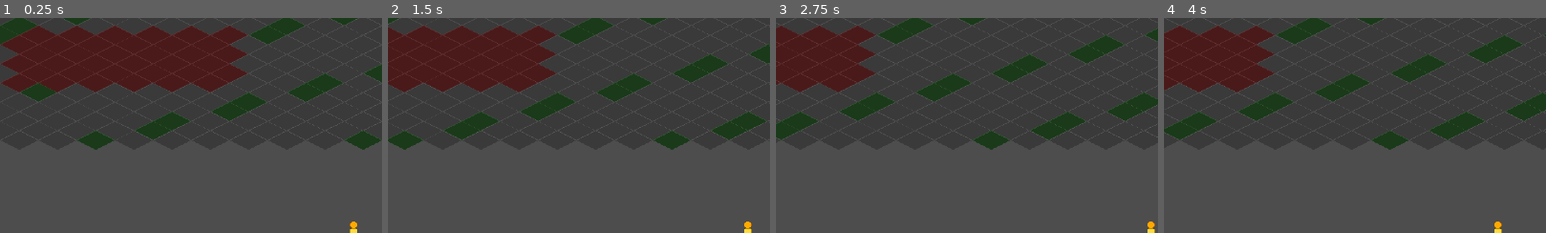
Above: before the commit, frames 1-4 (left to right).
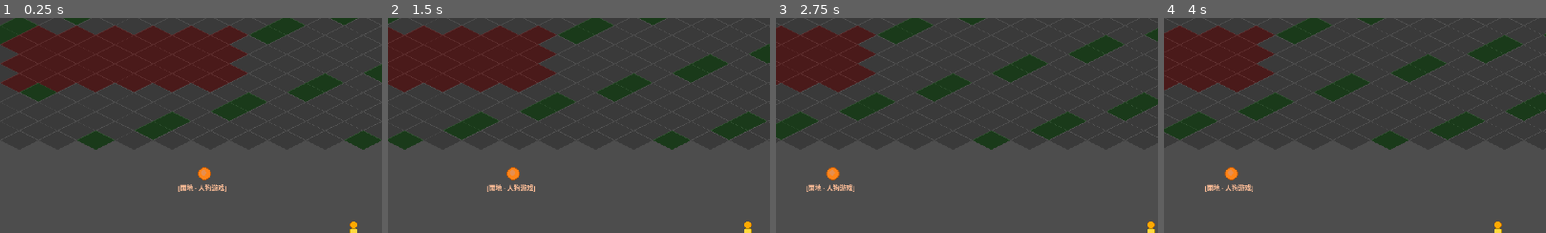
Above: after the commit, the same moments.

Repository: duancang8-ui/My-Game
Game: Godot game, scene res://src/scenes/world/daocheng_main.tscn
Same seed, same stepped clock (60 frames per second), same inputs: the game is played once before the commit and once after it. This scene is started directly instead of the project's main scene.
Inputs (mouse positions are % of the whole screen's width and height, from its top left):
- Up to frame 1 (0.25 s): no input
- Up to frame 2 (1.5 s): tap Enter at 0.5 s; move the mouse to (72, 45) at 0.52 s; hold D (move_right) 0.53-1.25 s; hold E (interact) 0.53-1.25 s; click (72, 45) at 0.67 s; drag from (30, 55) to (53, 50) at 1.27 s
- Up to frame 3 (2.75 s): move the mouse to (60, 28) at 2.02 s; hold D (move_right) from 2.03 s (still down); hold Shift from 2.03 s (still down); tap E (interact) at 2.3 s
- Up to frame 4 (4 s): release D (move_right) at 2.75 s; release Shift at 2.75 s; drag from (45, 70) to (20, 35) at 2.77 s; move the mouse to (80, 65) at 3.52 s; hold A (move_left) from 3.53 s (still down); hold E (interact) from 3.53 s (still down); tap Ctrl at 3.6 s
The pictures show only the part of the screen within x 4-54%, y 0-50%; the shares and areas given below are measured in that part.

The runs differ from the first frame. In frame 1, 0.4% of the frame differs, in the area x 46-60%, y 69-81%; in frame 2, 0.4%; in frame 3, 0.4%; in frame 4, 0.4%, in the area x 10-24%, y 69-81%.

Commit message:
feat(rotate_game): P6 complete — 雨后春笋 timing-reaction level
✅ Second zodiac game level — validates system genericity (vs P4 social deduction).

Reused (no new code):
  - SceneManager, ResultScreen, Toast, CutsceneController, DialogueBox,
    DialogueDatabase, Interactable, GameState

Newly added:
  - RotateGameController (state machine for timing game)
  - RotateGameOrchestrator (input → controller → UI → result flow)
  - RotateGameHud (progress bar + countdown timer with critical-time turn-red)
  - RainyFieldBuilder (procedural scene gen: water tiles + table + dog master)
  - rainy_field.tscn (new main scene)
  - rainy_field_intro dialogue (6 lines, dog master explains rules)
  - DaoCheng now has 2 doors (return to interview room + new 'rainy field')

55/55 unit tests pass (7 new for RotateGameController). E2E verification PASS.

Co-authored-by: Cursor <cursoragent@cursor.com>

Diff:
--- /dev/null
+++ b/src/scenes/world/rainy_field.tscn
@@ -0,0 +1,63 @@
+[gd_scene load_steps=10 format=3 uid="uid://brainyfield1"]
+
+[ext_resource type="TileSet" uid="uid://b3p1plctileset" path="res://src/assets/tiles/iso_tileset_placeholder.tres" id="1_tileset"]
+[ext_resource type="PackedScene" uid="uid://bplayerscene1" path="res://src/scenes/player/player.tscn" id="2_player"]
+[ext_resource type="PackedScene" uid="uid://bdialoguebox1" path="res://src/scenes/ui/dialogue_box.tscn" id="3_dlgbox"]
+[ext_resource type="Script" uid="uid://ddws0fkvtamqv" path="res://src/scripts/dialogue/dialogue_controller.gd" id="4_dlgctrl"]
+[ext_resource type="Script" uid="uid://ojeiqh542p86" path="res://src/scripts/rotate_game/rainy_field_builder.gd" id="5_builder"]
+[ext_resource type="Script" uid="uid://7eie3xh5ng85" path="res://src/scripts/rotate_game/rotate_game_controller.gd" id="6_ctrl"]
+[ext_resource type="Script" uid="uid://c1g1m7itjktwt" path="res://src/scripts/rotate_game/rotate_game_orchestrator.gd" id="7_orch"]
+[ext_resource type="Script" uid="uid://lwsydnvf4tdr" path="res://src/scripts/ui/result_screen.gd" id="8_result"]
+[ext_resource type="Script" uid="uid://hw16wwn6m6js" path="res://src/scripts/cutscene/cutscene_controller.gd" id="9_cutscene"]
+[ext_resource type="Script" uid="uid://d207ywygovm7h" path="res://src/scripts/ui/rotate_game_hud.gd" id="10_hud"]
+
+[node name="RainyField" type="Node2D"]
+
+[node name="Ground" type="TileMapLayer" parent="."]
+tile_set = ExtResource("1_tileset")
+
+[node name="YSortContainer" type="Node2D" parent="."]
+y_sort_enabled = true
+
+[node name="Player" parent="YSortContainer" instance=ExtResource("2_player")]
+position = Vector2(400, 440)
+
+[node name="Builder" type="Node" parent="."]
+script = ExtResource("5_builder")
+ground_layer_path = NodePath("../Ground")
+ysort_path = NodePath("../YSortContainer")
+table_position = Vector2(400, 320)
+
+[node name="DialogueBox" parent="." instance=ExtResource("3_dlgbox")]
+
+[node name="DialogueController" type="Node" parent="."]
+script = ExtResource("4_dlgctrl")
+dialogue_box_path = NodePath("../DialogueBox")
+interactor_path = NodePath("../YSortContainer/Player/Interactor")
+
+[node name="ResultScreen" type="CanvasLayer" parent="."]
+script = ExtResource("8_result")
+
+[node name="IntroCutscene" type="Node" parent="."]
+script = ExtResource("9_cutscene")
+dialogue_box_path = NodePath("../DialogueBox")
+player_path = NodePath("../YSortContainer/Player")
+dialogue_id = "rainy_field_intro"
+auto_start = false
+lock_player = true
+
+[node name="RotateHud" type="CanvasLayer" parent="."]
+script = ExtResource("10_hud")
+
+[node name="RotateGameController" type="Node" parent="."]
+script = ExtResource("6_ctrl")
+target_rotations = 100
+time_limit = 30.0
+
+[node name="RotateGameOrchestrator" type="Node" parent="."]
+script = ExtResource("7_orch")
+controller_path = NodePath("../RotateGameController")
+hud_path = NodePath("../RotateHud")
+result_screen_path = NodePath("../ResultScreen")
+player_path = NodePath("../YSortContainer/Player")
+cutscene_path = NodePath("../IntroCutscene")
--- a/src/scripts/dialogue/dialogue_database.gd
+++ b/src/scripts/dialogue/dialogue_database.gd
@@ -22,6 +22,7 @@
     _register_liar_game_dialogues()
     _register_liar_opening_cutscene()
     _register_liar_sheep_rules()
+    _register_rainy_field_intro()
 
 func register(dialogue_id: String, lines: Array, start_id: String) -> void:
     _dialogues_by_id[dialogue_id] = lines
@@ -227,3 +228,26 @@
     l.speaker_name = speaker
     l.text = text
     return l
+
+# === P6: 雨后春笋（人狗）入场过场 ===
+
+func _register_rainy_field_intro() -> void:
+    var lines: Array[DialogueLine] = []
+
+    lines.append(_narration("rainy_intro_01",
+        "踩着泥泞的地面，你被一阵雨声拽过来。"))
+    lines.append(_narration("rainy_intro_02",
+        "[color=#888]雨水砸在皮肤上，每一滴都带着不安。[/color]\n眼前是一块湿漉漉的空地，中央摆着一张古怪的圆桌。"))
+    lines.append(_speaker_line("rainy_intro_03", "人狗",
+        "[color=#b71c1c]汪——[/color]\n（一只戴着狗面具的人四肢着地，慢慢直起身来）\n欢迎来玩「雨后春笋」。"))
+    lines.append(_speaker_line("rainy_intro_04", "人狗",
+        "规则简单：[color=#ffd93d]按 [E] 旋转这张桌子[/color]，转够[color=#ffd93d] 100 圈[/color]，「春笋」就会长出来——一种可以挡住天上飞来鱼叉的盾牌。"))
+    lines.append(_speaker_line("rainy_intro_05", "人狗",
+        "[color=#b71c1c]时间，30 秒。[/color]\n转不够 100 圈，你就会被鱼叉穿透。\n（它咧嘴一笑，露出狗一样的牙齿）"))
+    lines.append(_narration("rainy_intro_06",
+        "[color=#b71c1c]——头顶传来鱼叉破空的呼啸。[/color]\n你迅速冲到桌子旁——是时候转起来了。"))
+
+    for i in range(lines.size() - 1):
+        lines[i].auto_next_line_id = lines[i + 1].line_id
+
+    register("rainy_field_intro", lines, lines[0].line_id)
--- /dev/null
+++ b/src/scripts/rotate_game/rainy_field_builder.gd
@@ -0,0 +1,79 @@
+extends Node
+
+# 雨地场景生成器
+# - 16×10 等距地图，水蓝色瓦片占主
+# - 中央一张桌子（占位贴图）
+# - 一只人狗（戴狗面具，棕色染色 + scale 1.2）
+
+@export var ground_layer_path: NodePath = NodePath("../Ground")
+@export var ysort_path: NodePath = NodePath("../YSortContainer")
+@export var table_position: Vector2 = Vector2(400, 320)
+
+const TILE_WATER: Vector2i = Vector2i(3, 0)
+const TILE_DANGER: Vector2i = Vector2i(1, 0)
+const TABLE_TEX: Texture2D = preload("res://src/assets/characters/table_placeholder.png")
+const NPC_TEX: Texture2D = preload("res://src/assets/characters/player_placeholder.png")
+const DOG_COLOR: Color = Color(0.6, 0.45, 0.3, 1.0)   ## 棕色（人狗）
+
+func _ready() -> void:
+    _build_ground()
+    _spawn_table()
+    _spawn_dog_master()
+
+func _build_ground() -> void:
+    var ground: TileMapLayer = get_node_or_null(ground_layer_path) as TileMapLayer
+    if ground == null:
+        push_error("RainyFieldBuilder: TileMapLayer not found")
+        return
+    # 16×10 雨地，大部分蓝色瓦片
+    for x in range(-8, 9):
+        for y in range(-5, 6):
+            ground.set_cell(Vector2i(x, y), 0, TILE_WATER)
+    # 桌子周围一圈"湿润但非水"区域用 DANGER 颜色（暗红，警示)
+    for dx in range(-2, 3):
+        for dy in range(-2, 3):
+            ground.set_cell(Vector2i(dx, dy), 0, TILE_DANGER)
+
+func _spawn_table() -> void:
+    var ysort: Node2D = get_node_or_null(ysort_path) as Node2D
+    if ysort == null:
+        return
+    var body: StaticBody2D = StaticBody2D.new()
+    body.name = "RotatingTable"
+    body.position = table_position
+
+    var sprite: Sprite2D = Sprite2D.new()
+    sprite.texture = TABLE_TEX
+    sprite.modulate = Color(0.85, 0.85, 0.95, 1.0)   ## 略发亮（湿润感）
+    body.add_child(sprite)
+
+    var col: CollisionShape2D = CollisionShape2D.new()
+    var shape: RectangleShape2D = RectangleShape2D.new()
+    shape.size = Vector2(108, 70)
+    col.shape = shape
+    body.add_child(col)
+
+    ysort.add_child(body)
+
+func _spawn_dog_master() -> void:
+    var ysort: Node2D = get_node_or_null(ysort_path) as Node2D
+    if ysort == null:
+        return
+    var dog: CharacterBody2D = CharacterBody2D.new()
+    dog.name = "PersonDog_Master"
+    dog.position = table_position + Vector2(0, -160)   ## 桌子上方
+
+    var sprite: Sprite2D = Sprite2D.new()
+    sprite.texture = NPC_TEX
+    sprite.modulate = DOG_COLOR
+    sprite.scale = Vector2(1.25, 1.25)
+    dog.add_child(sprite)
+
+    var col: CollisionShape2D = CollisionShape2D.new()
+    var shape: CircleShape2D = CircleShape2D.new()
+    shape.radius = 10
+    col.shape = shape
+    col.position = Vector2(0, 16)
+    dog.add_child(col)
+
+    ysort.add_child(dog)
--- /dev/null
+++ b/src/scripts/rotate_game/rotate_game_orchestrator.gd
@@ -0,0 +1,193 @@
+extends Node
+
+# 「雨后春笋」关卡编排
+# 流程：
+#   入场过场 → 解锁玩家 + 启动 RotateGameController + 显示 HUD
+#   玩家按 E（interact action） → ctrl.add_rotation()
+#   游戏结束（WIN/LOSE） → ResultScreen + Toast + 胜利时 spawn 返回门
+
+@export var controller_path: NodePath = NodePath("../RotateGameController")
+@export var hud_path: NodePath = NodePath("../RotateHud")
+@export var result_screen_path: NodePath = NodePath("../ResultScreen")
+@export var player_path: NodePath = NodePath("../YSortContainer/Player")
+@export var cutscene_path: NodePath = NodePath("../IntroCutscene")
+
+var _ctrl: RotateGameController
+var _hud: Node
+var _result_screen: Node
+var _player: Node
+var _cutscene: Node
+var _player_initial_position: Vector2 = Vector2.ZERO
+var _player_initial_modulate: Color = Color.WHITE
+var _accepting_input: bool = false   ## 是否监听 E 键作为旋转
+
+func _ready() -> void:
+    _ctrl = get_node_or_null(controller_path) as RotateGameController
+    _hud = get_node_or_null(hud_path)
+    _result_screen = get_node_or_null(result_screen_path)
+    _player = get_node_or_null(player_path)
+    _cutscene = get_node_or_null(cutscene_path)
+
+    if _ctrl == null:
+        push_error("RotateGameOrchestrator: controller missing")
+        return
+
+    if _player != null:
+        _player_initial_position = _player.position
+        if _player is CanvasItem:
+            _player_initial_modulate = (_player as CanvasItem).modulate
+
+    _ctrl.rotated.connect(_on_rotated)
+    _ctrl.time_changed.connect(_on_time_changed)
+    _ctrl.game_ended.connect(_on_game_ended)
+
+    if _result_screen != null:
+        if _result_screen.has_signal("retry_pressed"):
+            _result_screen.retry_pressed.connect(_on_retry)
+        if _result_screen.has_signal("load_save_pressed"):
+            _result_screen.load_save_pressed.connect(_on_load_save)
+        if _result_screen.has_signal("continue_pressed"):
+            _result_screen.continue_pressed.connect(_on_continue)
+
+    if _hud != null:
+        _hud.visible = false
+
+    call_deferred("_start_intro")
+
+func _start_intro() -> void:
+    if _cutscene == null:
+        _begin_round()
+        return
+    _cutscene.finished.connect(_on_intro_done, CONNECT_ONE_SHOT)
+    _cutscene.play("rainy_field_intro")
+
+func _on_intro_done() -> void:
+    _begin_round()
+
+func _begin_round() -> void:
+    if _hud != null:
+        _hud.visible = true
+        _hud.update_time(_ctrl.time_limit)
+        _hud.update_progress(0, _ctrl.target_rotations)
+    _ctrl.start_game()
+    _accepting_input = true
+    if Toast != null:
+        Toast.show_info("按 [E] 旋转桌面！30 秒内转够 100 圈！")
+
+func _unhandled_input(event: InputEvent) -> void:
+    if not _accepting_input:
+        return
+    if event.is_action_pressed("interact"):
+        _ctrl.add_rotation()
+        get_viewport().set_input_as_handled()
+
+func _on_rotated(current: int, target: int) -> void:
+    if _hud != null:
+        _hud.update_progress(current, target)
+    # 每 25 圈一个鼓励
+    if current % 25 == 0 and current > 0 and current < target and Toast != null:
+        Toast.show_info("还差 %d 圈！" % (target - current))
+
+func _on_time_changed(time_left: float) -> void:
+    if _hud != null:
+        _hud.update_time(time_left)
+
+func _on_game_ended(result: int) -> void:
+    _accepting_input = false
+    match result:
+        RotateGameController.Result.WIN:
+            if _result_screen != null:
+                _result_screen.show_win(
+                    "盾牌长出来了！",
+                    "你转够了 100 圈——9 个春笋盾牌从桌子四周升起，正好挡住头顶飞来的鱼叉。\n人狗摇了摇尾巴：'汪——很好啊小齐夏，你过关了。'"
+                )
+            if Toast != null:
+                Toast.show_success("过关 ✓")
+            _spawn_return_door()
+        RotateGameController.Result.LOSE:
+            if _result_screen != null:
+                _result_screen.show_lose(
+                    "鱼叉穿透了你",
+                    "你转得不够快——头顶的鱼叉如雨般落下。\n（人狗在远处发出短促的笑声）"
+                )
+            _lock_player()
+
+func _lock_player() -> void:
+    if _player != null:
+        _player.set_physics_process(false)
+        if _player is CanvasItem:
+            (_player as CanvasItem).modulate = Color(0.4, 0.25, 0.25)
+
+func _unlock_player() -> void:
+    if _player != null:
+        _player.set_physics_process(true)
+        if _player is CanvasItem:
+            (_player as CanvasItem).modulate = _player_initial_modulate
+
+func _on_retry() -> void:
+    _ctrl.reset()
+    _ctrl.start_game()
+    if _player != null:
+        _player.position = _player_initial_position
+    _unlock_player()
+    _accepting_input = true
+    if _hud != null:
+        _hud.visible = true
+        _hud.update_time(_ctrl.time_limit)
+        _hud.update_progress(0, _ctrl.target_rotations)
+    if Toast != null:
+        Toast.show_info("重新开始，加油！")
+
+func _on_load_save() -> void:
+    var ss = get_node_or_null("/root/SaveSystem")
+    if ss == null or not ss.load_from_slot(0):
+        _on_retry()
+        if Toast != null:
+            Toast.show_info("无存档，从头来过")
+        return
+    _on_retry()
+    if Toast != null:
+        Toast.show_success("已读取存档 ✓")
+
+func _on_continue() -> void:
+    if Toast != null:
+        Toast.show_info("（走到蓝色门返回道城）")
+
+func _spawn_return_door() -> void:
+    var ysort: Node = get_node_or_null("../YSortContainer")
+    if ysort == null:
+        return
+    var interactable_script: Script = load("res://src/scripts/interaction/interactable.gd")
+    var door: Node2D = Node2D.new()
+    door.name = "ReturnDoor"
+    door.position = Vector2(550, 460)
+
+    var sprite: Sprite2D = Sprite2D.new()
+    sprite.texture = preload("res://src/assets/characters/submit_marker.png")
+    sprite.modulate = Color(0.5, 0.85, 1.0, 1.0)
+    sprite.scale = Vector2(1.5, 1.5)
+    door.add_child(sprite)
+
+    var label: Label = Label.new()
+    label.text = "[返回道城]"
+    label.position = Vector2(-32, 20)
+    label.add_theme_color_override("font_color", Color(0.7, 0.9, 1.0))
+    label.add_theme_font_size_override("font_size", 11)
+    door.add_child(label)
+
+    var inter: Area2D = Area2D.new()
+    inter.name = "Interactable"
+    inter.set_script(interactable_script)
+    inter.collision_layer = 2
+    inter.collision_mask = 0
+    inter.set("interaction_type", 3)   ## SCENE_CHANGE
+    inter.set("scene_path", "res://src/scenes/world/daocheng_main.tscn")
+    inter.set("prompt_text", "[E] 返回道城")
+    var ishape: CollisionShape2D = CollisionShape2D.new()
+    var icirc: CircleShape2D = CircleShape2D.new()
+    icirc.radius = 32
+    ishape.shape = icirc
+    inter.add_child(ishape)
+    door.add_child(inter)
+
+    ysort.add_child(door)
--- a/src/scripts/test/daocheng_builder.gd
+++ b/src/scripts/test/daocheng_builder.gd
@@ -19,6 +19,7 @@
 func _ready() -> void:
     _build_ground()
     _spawn_return_door()
+    _spawn_rainy_field_door()
 
 func _build_ground() -> void:
     var ground: TileMapLayer = get_node_or_null(ground_layer_path) as TileMapLayer
@@ -76,3 +77,43 @@
     door.add_child(inter)
 
     ysort.add_child(door)
+
+func _spawn_rainy_field_door() -> void:
+    ## 通往雨地的门（红色光球）
+    var ysort: Node2D = get_node_or_null(ysort_path) as Node2D
+    if ysort == null:
+        return
+    var interactable_script: Script = load("res://src/scripts/interaction/interactable.gd")
+    var door: Node2D = Node2D.new()
+    door.name = "RainyFieldDoor"
+    door.position = Vector2(150, 200)   ## 道城左上区域
+
+    var sprite: Sprite2D = Sprite2D.new()
+    sprite.texture = SUBMIT_TEX
+    sprite.modulate = Color(1.0, 0.6, 0.4, 1.0)   ## 橙红色（"雨地"暗示）
+    sprite.scale = Vector2(1.3, 1.3)
+    door.add_child(sprite)
+
+    var label: Label = Label.new()
+    label.text = "[雨地 · 人狗游戏]"
+    label.position = Vector2(-44, 16)
+    label.add_theme_color_override("font_color", Color(1.0, 0.75, 0.6))
+    label.add_theme_font_size_override("font_size", 11)
+    door.add_child(label)
+
+    var inter: Area2D = Area2D.new()
+    inter.name = "Interactable"
+    inter.set_script(interactable_script)
+    inter.collision_layer = 2
+    inter.collision_mask = 0
+    inter.set("interaction_type", 3)
+    inter.set("scene_path", "res://src/scenes/world/rainy_field.tscn")
+    inter.set("prompt_text", "[E] 进入雨地（人狗游戏）")
+    var ishape: CollisionShape2D = CollisionShape2D.new()
+    var icirc: CircleShape2D = CircleShape2D.new()
+    icirc.radius = 32
+    ishape.shape = icirc
+    inter.add_child(ishape)
+    door.add_child(inter)
+
+    ysort.add_child(door)
--- /dev/null
+++ b/src/scripts/ui/rotate_game_hud.gd
@@ -0,0 +1,92 @@
+extends CanvasLayer
+
+# 「雨后春笋」关卡专用 HUD
+# - 顶部中央显示倒计时（大字，剩 5 秒变红色）
+# - 进度条 + "X / 100" 文字
+# - 玩家提示
+
+const PANEL_TEX: Texture2D = preload("res://src/assets/ui/dialogue_panel_9slice.png")
+
+@export var critical_time: float = 5.0     ## 剩余时间小于此值时变红
+
+var _panel: PanelContainer
+var _time_label: Label
+var _progress_bar: ProgressBar
+var _progress_label: Label
+var _hint_label: Label
+
+func _ready() -> void:
+    layer = 6
+    process_mode = Node.PROCESS_MODE_ALWAYS
+    _build()
+    visible = false
+
+func _build() -> void:
+    _panel = PanelContainer.new()
+    _panel.anchor_left = 0.5
+    _panel.anchor_top = 0
+    _panel.anchor_right = 0.5
+    _panel.anchor_bottom = 0
+    _panel.offset_left = -260
+    _panel.offset_top = 18
+    _panel.offset_right = 260
+    _panel.offset_bottom = 140
+    var sb := StyleBoxTexture.new()
+    sb.texture = PANEL_TEX
+    sb.texture_margin_left = 16
+    sb.texture_margin_top = 16
+    sb.texture_margin_right = 16
+    sb.texture_margin_bottom = 16
+    sb.content_margin_left = 20
+    sb.content_margin_top = 12
+    sb.content_margin_right = 20
+    sb.content_margin_bottom = 12
+    _panel.add_theme_stylebox_override("panel", sb)
+    add_child(_panel)
+
+    var vbox := VBoxContainer.new()
+    vbox.add_theme_constant_override("separation", 6)
+    _panel.add_child(vbox)
+
+    _time_label = Label.new()
+    _time_label.horizontal_alignment = HORIZONTAL_ALIGNMENT_CENTER
+    _time_label.add_theme_font_size_override("font_size", 26)
+    _time_label.add_theme_color_override("font_color", Color(0.95, 0.85, 0.45))
+    _time_label.add_theme_constant_override("outline_size", 2)
+    _time_label.add_theme_color_override("font_outline_color", Color(0, 0, 0))
+    _time_label.text = "剩余 30.0 秒"
+    vbox.add_child(_time_label)
+
+    _progress_bar = ProgressBar.new()
+    _progress_bar.min_value = 0
+    _progress_bar.max_value = 100
+    _progress_bar.value = 0
+    _progress_bar.show_percentage = false
+    _progress_bar.custom_minimum_size = Vector2(440, 16)
+    vbox.add_child(_progress_bar)
+
+    _progress_label = Label.new()
+    _progress_label.horizontal_alignment = HORIZONTAL_ALIGNMENT_CENTER
+    _progress_label.add_theme_font_size_override("font_size", 16)
+    _progress_label.add_theme_color_override("font_color", Color(0.9, 0.9, 0.85))
+    _progress_label.text = "0 / 100 圈"
+    vbox.add_child(_progress_label)
+
+    _hint_label = Label.new()
+    _hint_label.horizontal_alignment = HORIZONTAL_ALIGNMENT_CENTER
+    _hint_label.add_theme_font_size_override("font_size", 12)
+    _hint_label.add_theme_color_override("font_color", Color(0.75, 0.7, 0.65))
+    _hint_label.text = "[E] 旋转桌面"
+    vbox.add_child(_hint_label)
+
+func update_time(time_left: float) -> void:
+    _time_label.text = "剩余 %.1f 秒" % time_left
+    if time_left <= critical_time:
+        _time_label.add_theme_color_override("font_color", Color(0.95, 0.4, 0.4))
+    else:
+        _time_label.add_theme_color_override("font_color", Color(0.95, 0.85, 0.45))
+
+func update_progress(current: int, target: int) -> void:
+    _progress_bar.max_value = target
+    _progress_bar.value = current
+    _progress_label.text = "%d / %d 圈" % [current, target]
Not shown, added: src/scripts/rotate_game/rainy_field_builder.gd.uid
Not shown, added: src/scripts/rotate_game/rotate_game_orchestrator.gd.uid
Not shown, added: src/scripts/ui/rotate_game_hud.gd.uid
Not shown, added: docs/tech-verification-p6/report.md
